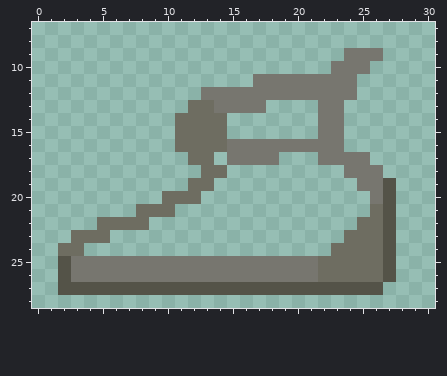
Two states of a pixel-art file, assets/art/objects/asprite/sink.aseprite. Above is the file before it was changed.
32x32 pixels, 1 frame. Shown: x 0..30, y 7..28.
The result:
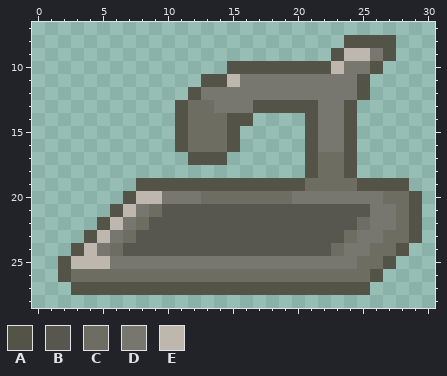
Palette (. is transparent): A #545348  B #58574f  C #6e6d61  D #77766f  E #bdb7ad
Change:
y 8: x 24..27 .... -> AAAA
y 9: x 23..25 .DD -> AEE; x 27 . -> A
y 10: x 15..23 ........D -> AAAAAAAAE; x 26 . -> A
y 11: x 13..16 .... -> AAED; x 25 . -> A
y 12: x 12 . -> A; x 25 . -> A
y 13: x 11 . -> A; x 17..21 D.... -> AAAAA; x 24 . -> A
y 14: x 11 C -> A; x 15..16 .. -> AA; x 21 . -> A; x 24 . -> A
y 15: x 11 C -> A; x 15 . -> A; x 21 . -> A; x 24 . -> A
y 16: x 11 C -> A; x 15..21 DDDDDDD -> A.....A; x 24 . -> A
y 17: x 12..18 CC.DDDD -> AAA....; x 21..25 .DDDD -> ACCA.
y 18: x 13..14 CC -> ..; x 21..26 ...DDD -> ACCA..
y 19: x 8..26 ....CC...........DD -> AAAAAAAAAAAAACCCCAA; x 28 . -> A
y 20: x 7..25 ...CCC............. -> AEEDDDCCCCCCCDDDDDD; x 27..29 A.. -> CCA
y 21: x 6..8 ..C -> AED; x 10..29 C...............CA.. -> BBBBBBBBBBBBBBBBDDCA
y 22: x 5..7 CCC -> AED; x 9..24 ................ -> BBBBBBBBBBBBBBBB; x 26..29 CA.. -> DDCA
y 23: x 3..23 CCC.................. -> .AEDCBBBBBBBBBBBBBBBB; x 25..29 CCA.. -> DDCCA
y 24: x 2..22 CC................... -> .AEDCBBBBBBBBBBBBBBBB; x 24..25 CC -> DD; x 27..28 A. -> CA
y 25: x 3..5 DDD -> EEE; x 22..24 CCC -> DDD
y 26: x 3..21 DDDDDDDDDDDDDDDDDDD -> CCCCCCCCCCCCCCCCCCC; x 26..27 CA -> A.
y 27: x 2 A -> .; x 26 A -> .
Boxes around the changes in both pictures, in picture pixels (x1, y1, x2, y2):
changed: (58, 35, 422, 295)
